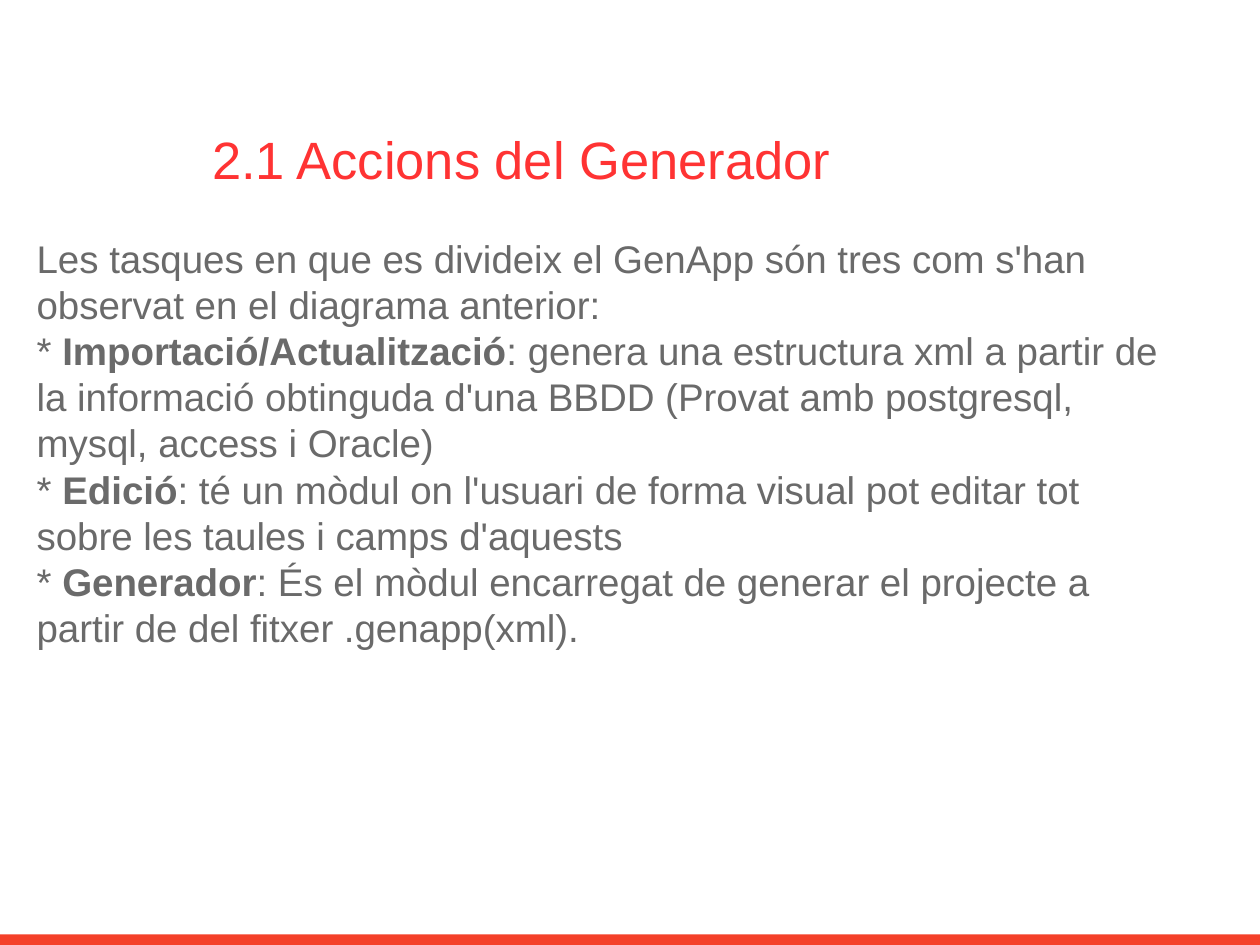
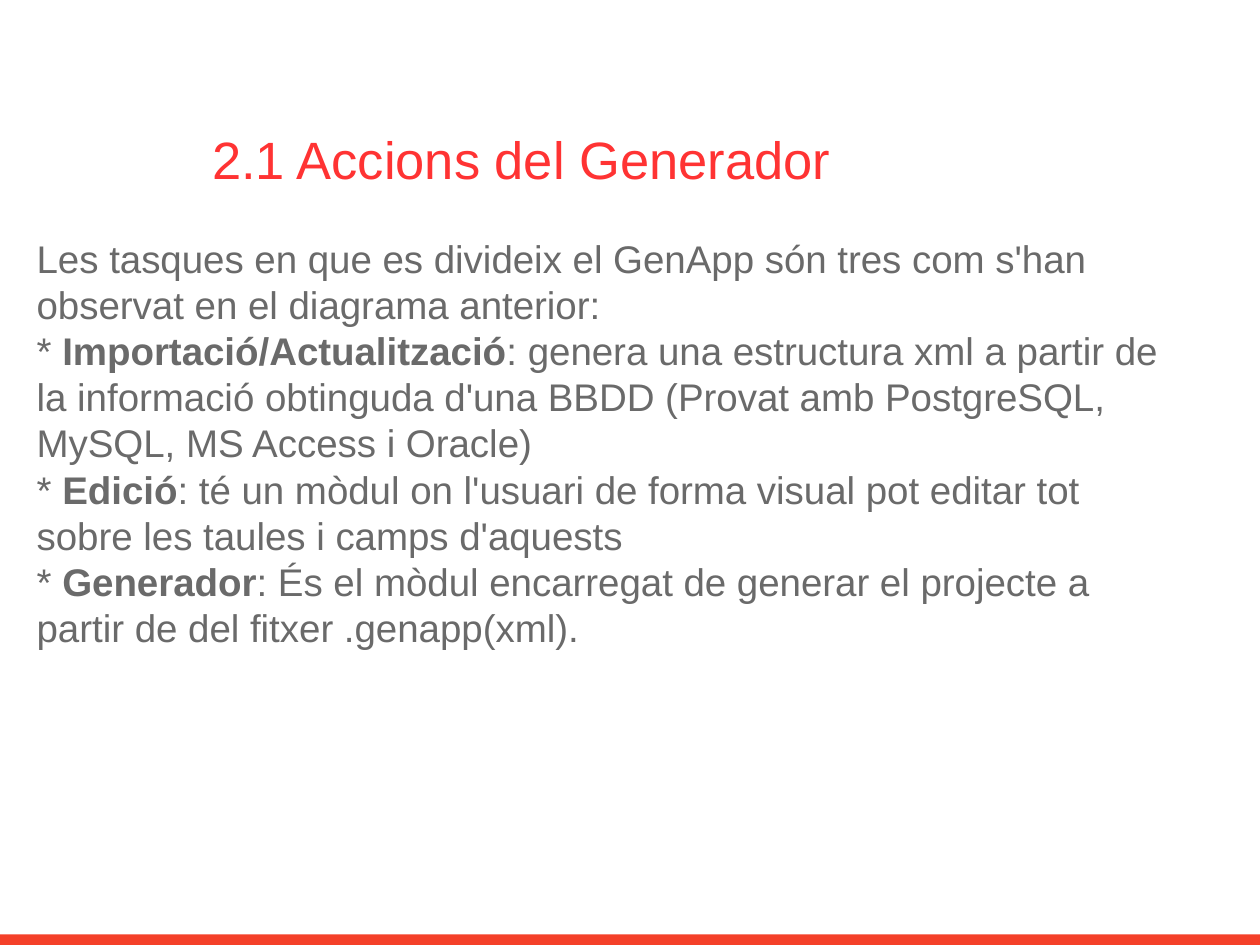
Before and after one commit to GovernIB/genapp, a slide deck: slide 4 of genapp-core/branches/genapp-1.0/doc/genapp.odp. Drawn at 1260x945 pixels with LibreOffice and Linux fonts; fonts in the diff are those of the drawing; background and template pictures are left out. Boxes give left, top, right and bottom in pixels: in the first picture for what was removed or moved away, otherwise in the second. Text is boxed around its words. In the diff, an @@ line names an element or a change of style, - is before the commit and + after.

```diff
--- a/genapp-core/branches/genapp-1.0/doc/genapp.odp
+++ b/genapp-core/branches/genapp-1.0/doc/genapp.odp
@@ text at bbox=[37, 337, 1158, 465]: text changed @@
-* Importació/Actualització: genera una estructura xml a partir de la informació obtinguda d'una BBDD (Provat amb postgresql, mysql, access i Oracle)
+* Importació/Actualització: genera una estructura xml a partir de la informació obtinguda d'una BBDD (Provat amb PostgreSQL, MySQL, MS Access i Oracle)
```
Also in this commit, not shown: 8 other slides changed, 1 other file.
